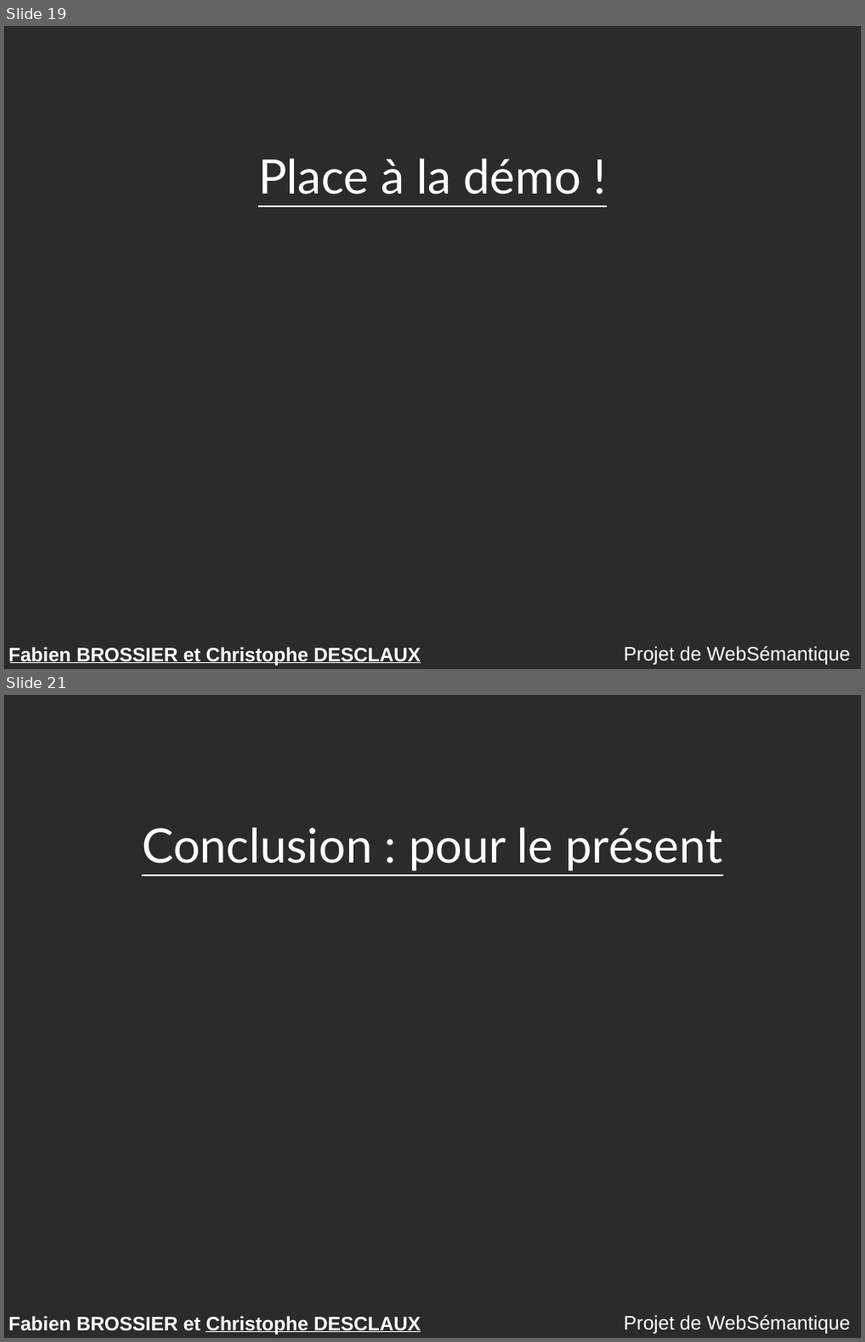
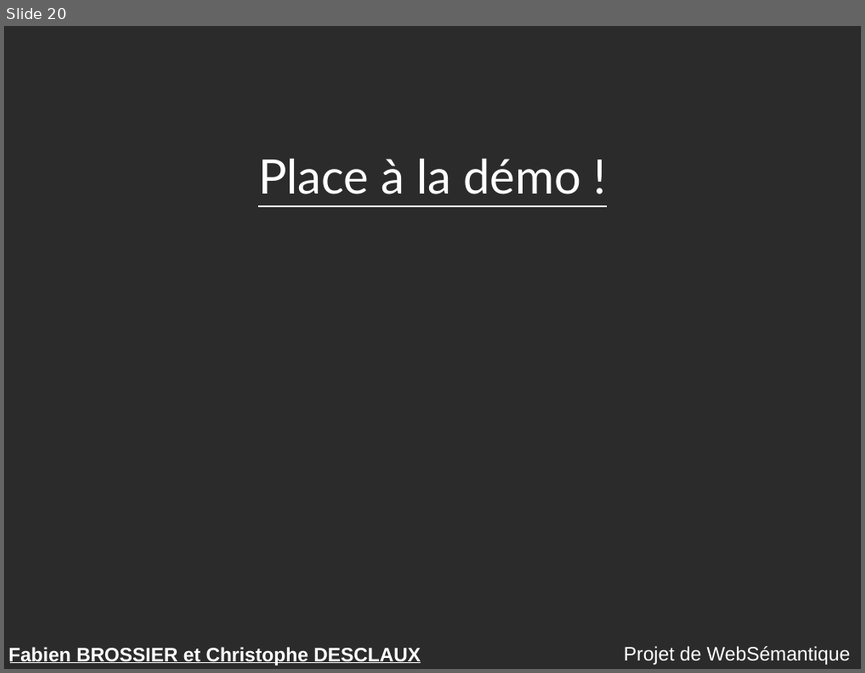
Before and after one commit to descl/TabooGeek, a slide deck: rapport/presentation.odp. Shown one above the other, each under a label of ours: slides 19 and 21 before the commit, slide 20 after it; the slides between them are not shown. The pictures are 865x1342 and 865x673 pixels, drawn with LibreOffice and Linux fonts; fonts in the diff are those of the drawing; background and template pictures are left out; a plain dark background stands for a picture behind light text. Boxes give left, top, right and bottom in pixels: in the first picture for what was removed or moved away, otherwise in the second. Text is boxed around its words. In the diff, an @@ line names an element or a change of style, - is before the commit and + after.

```diff
--- a/rapport/presentation.odp
+++ b/rapport/presentation.odp
@@ slide 21 removed at [4,695,861,1338], background picture (left out); not listed: 2 template elements that a slide beside it also shows @@
@@ title removed at [142,828,722,871] @@
-Conclusion : pour le présent
@@ line removed from (206, 1332) to (420, 1332) @@
@@ what was slide 19 is now slide 20 @@
```
Also in this commit, not shown: 11 slides changed, 4 slides added, 2 other slides removed.
